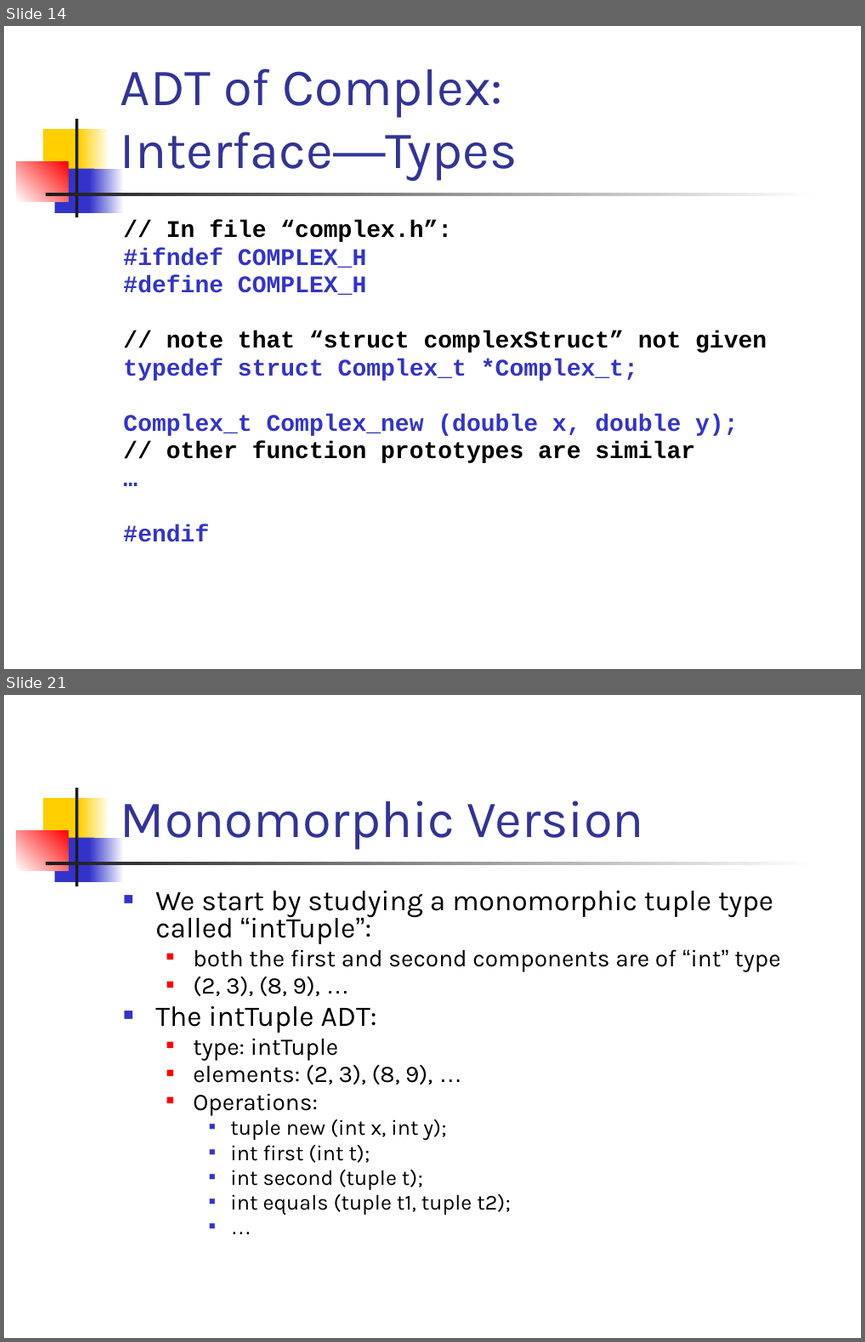
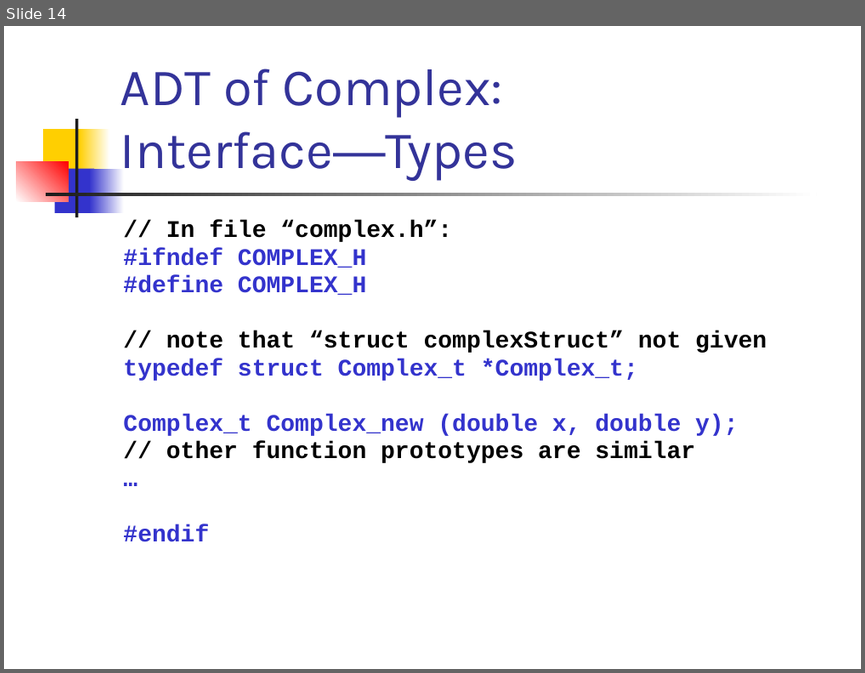
Before and after one commit to csslab-ustc/csslab-ustc.github.io, a slide deck: courses/sysprog/slides/lec10-adt.pptx. Shown one above the other, each under a label of ours: slides 14 and 21 before the commit, slide 14 after it; the slides between them are not shown. The pictures are 865x1342 and 865x673 pixels, drawn with LibreOffice and Linux fonts; fonts in the diff are those of the drawing. Boxes give left, top, right and bottom in pixels: in the first picture for what was removed or moved away, otherwise in the second. Text is boxed around its words. In the diff, an @@ line names an element or a change of style, - is before the commit and + after.

```diff
--- a/courses/sysprog/slides/lec10-adt.pptx
+++ b/courses/sysprog/slides/lec10-adt.pptx
@@ slide 21 removed at [4, 695, 861, 1338], background #FFFFFF; not listed: 7 template elements that a slide beside it also shows @@
@@ title removed at [120, 800, 644, 850] @@
-Monomorphic Version
@@ text removed at [155, 891, 780, 1214] @@
-■ We start by studying a monomorphic tuple type called “intTuple”:
-  ■ both the first and second components are of “int” type
-  ■ (2, 3), (8, 9), …
-■ The intTuple ADT:
-  ■ type: intTuple
-  ■ elements: (2, 3), (8, 9), …
-  ■ Operations:
-    ■ tuple new (int x, int y);
-    ■ int first (int t);
-    ■ int second (tuple t);
-    ■ int equals (tuple t1, tuple t2);
-    ■ …
```
Also in this commit, not shown: 9 slides changed, 29 other slides removed, 3 other files.
